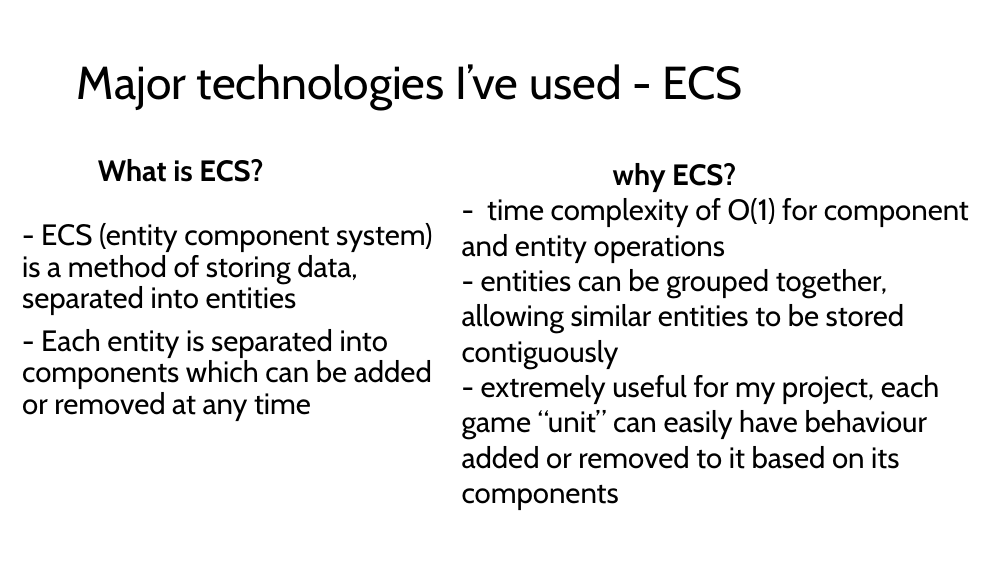
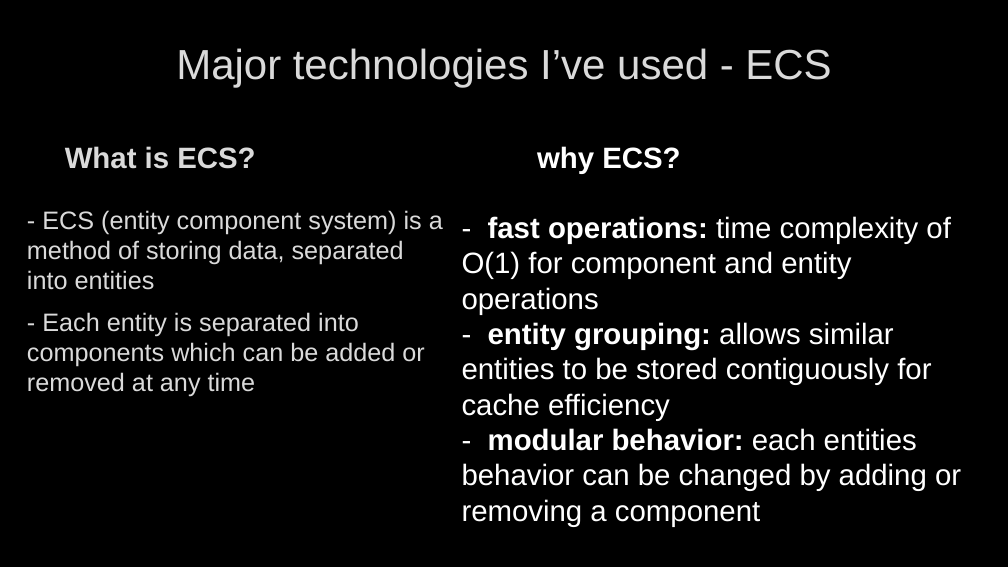
Before and after one commit to Henry-Frodsham/RTS-LCM-Game, a slide deck: slide 8 of documents/Henry Frodsham FYP.pptx (slide 6 before the commit). Drawn at 1008x567 pixels with LibreOffice and Linux fonts; fonts in the diff are those of the drawing; background and template pictures are left out. Boxes give left, top, right and bottom in pixels: in the first picture for what was removed or moved away, otherwise in the second. Text is boxed around its words. In the diff, an @@ line names an element or a change of style, - is before the commit and + after.

```diff
--- a/documents/Henry Frodsham FYP.pptx
+++ b/documents/Henry Frodsham FYP.pptx
@@ background #FFFFFF to picture (left out) @@
@@ title "Major technologies I’ve used - ..." moved from (x1=77, y1=64, x2=743, y2=110) to (x1=176, y1=48, x2=831, y2=87) @@
@@ title "Major technologies I’ve used - ..." at (x1=176, y1=48, x2=831, y2=87): size 44 to 40 pt, font Cabin to Arial, text colour #000000 to #DADADA, letter outline none to #404040 0.75 pt; alignment left to centre; line spacing 0.9 to 1 @@
@@ text "What is ECS? - ECS ..." moved from (x1=22, y1=159, x2=433, y2=421) to (x1=27, y1=146, x2=443, y2=397) @@
@@ text "What is ECS? - ECS ..." at (x1=27, y1=146, x2=443, y2=397): size 28 to 24 pt, font Cabin to Arial, text colour #000000 to #DADADA, letter outline none to #404040 0.75 pt; line spacing 0.9 to 1 @@
@@ text at (x1=462, y1=146, x2=961, y2=526): text changed; font Cabin to Arial; text colour #000000 to #FFFFFF @@
-why ECS?
-- time complexity of O(1) for component and entity operations
-- entities can be grouped together, allowing similar entities to be stored contiguously
-- extremely useful for my project, each game “unit” can easily have behaviour added or removed to it based on its components
+why ECS?
+- fast operations: time complexity of O(1) for component and entity operations
+- entity grouping: allows similar entities to be stored contiguously for cache efficiency
+- modular behavior: each entities behavior can be changed by adding or removing a component
```
Also in this commit, not shown: 9 other slides changed, 4 slides added, 2 slides removed, 5 other files.
